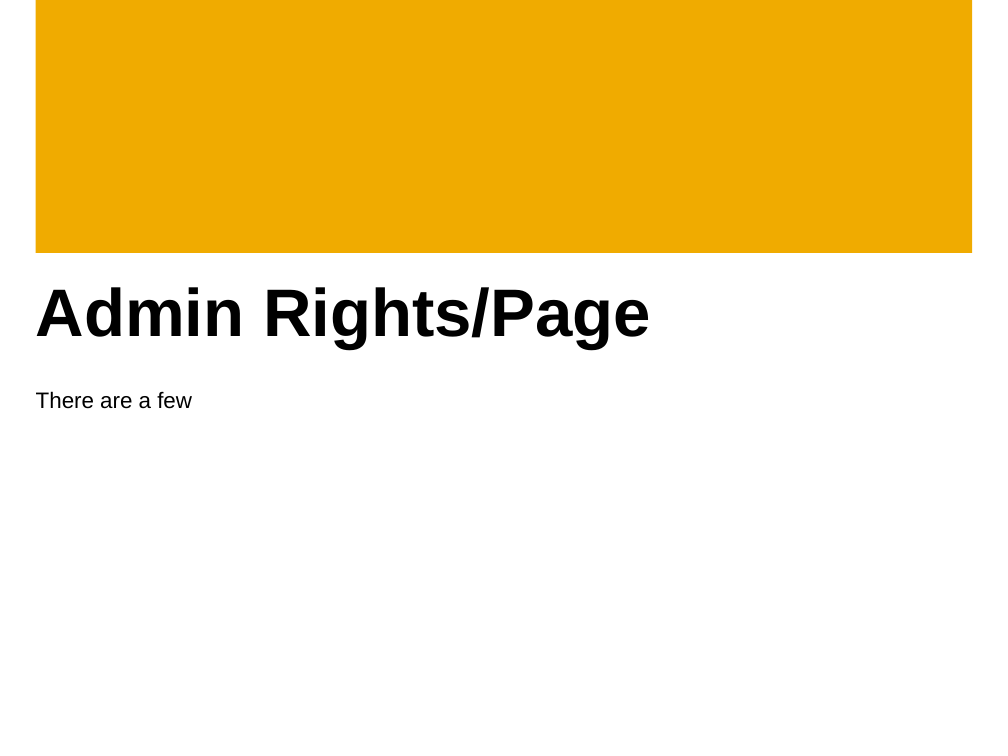
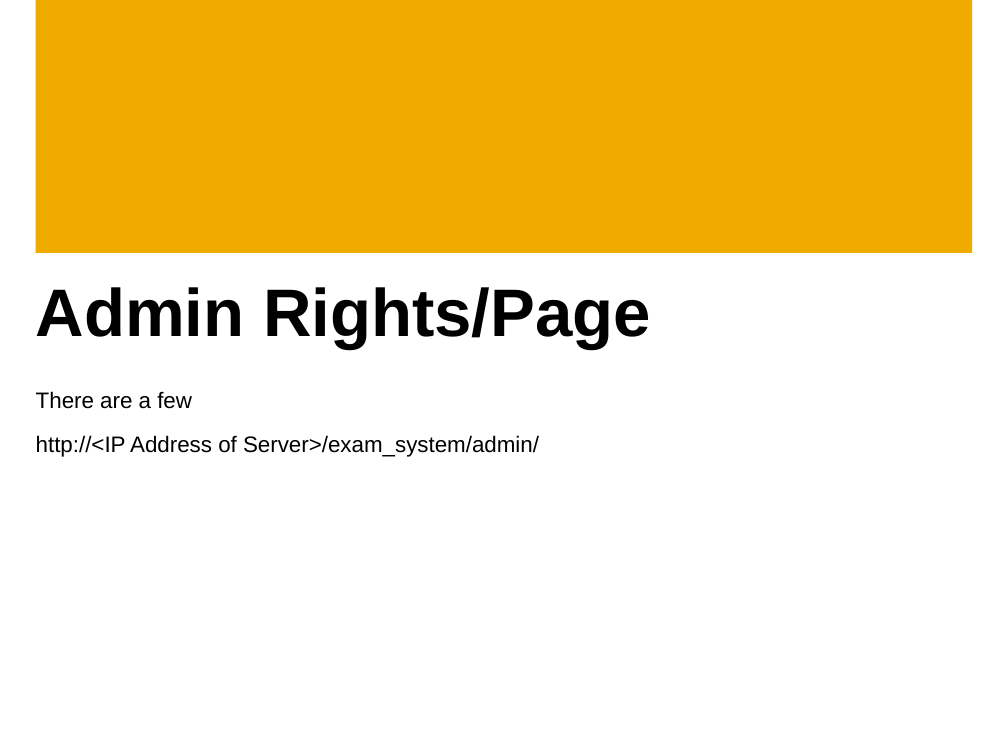
Before and after one commit to evanlouie/EXAM_system, a slide deck: slide 5 of The Exam System - User Guide.pptx. Drawn at 1008x756 pixels with LibreOffice and Linux fonts; fonts in the diff are those of the drawing; background and template pictures are left out. Boxes give left, top, right and bottom in pixels: in the first picture for what was removed or moved away, otherwise in the second. Text is boxed around its words. In the diff, an @@ line names an element or a change of style, - is before the commit and + after.

```diff
--- a/The Exam System - User Guide.pptx
+++ b/The Exam System - User Guide.pptx
@@ text at [36,435,539,457]: paragraph added @@
+http://<IP Address of Server>/exam_system/admin/
```
Also in this commit, not shown: 8 other slides changed, 2 slides added, 3 other files.
